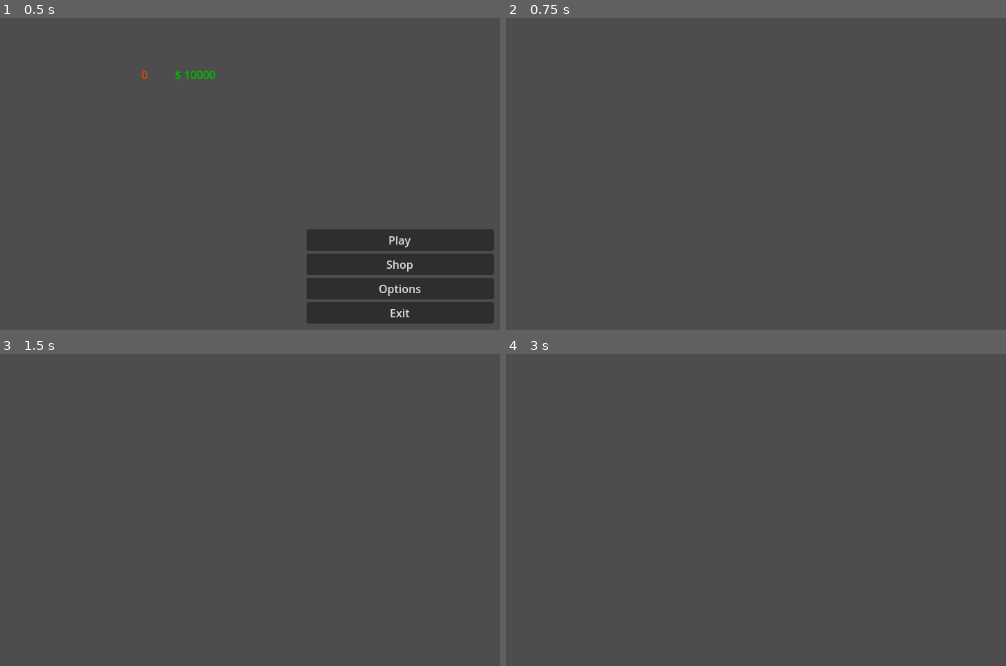
Above: before the commit, frames 1-4 (two rows, left to right).
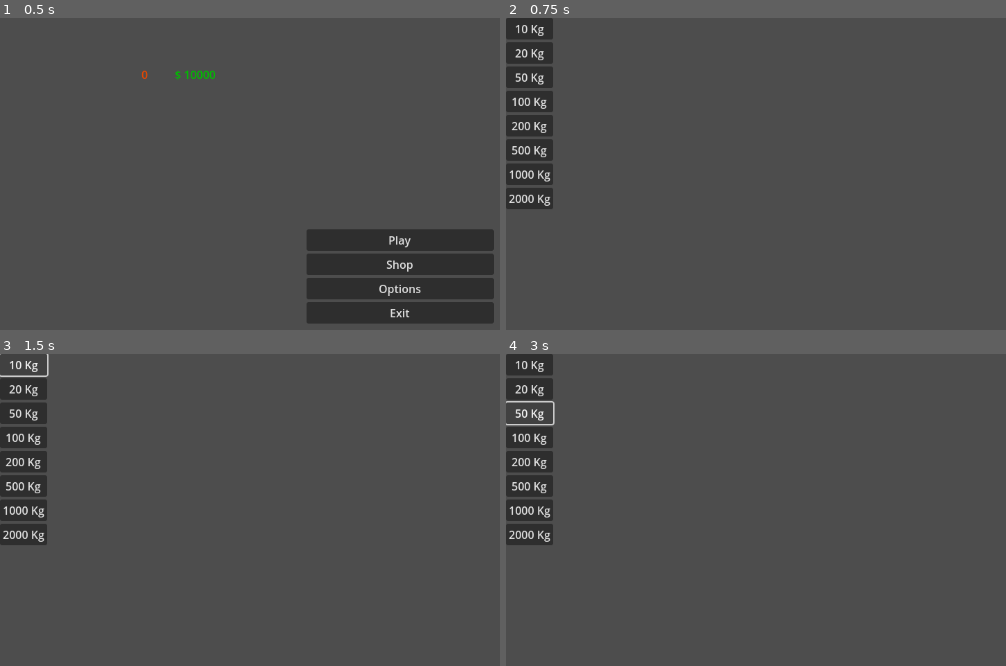
Above: after the commit, the same moments.

Repository: MystrMeat/Game_Jam_2025_Group4
Game: Godot game, scene res://Scenes/main_menu.tscn
The game is run twice, just before and just after one commit, with the same random seed, the same clock (stepped at 60 frames per second) and the same inputs.
Inputs (mouse positions are in pixels of both pictures, inside the frame that each line leads up to):
- Up to frame 1 (0.5 s): no input
- Up to frame 2 (0.75 s): click "Shop" at 0.5 s
- Up to frame 3 (1.5 s): click (25, 363) at 1.25 s, where only the run after the commit has a clickable "10 Kg"
- Up to frame 4 (3 s): click (531, 388) at 2 s, where only the run after the commit has a clickable "20 Kg"; click (531, 413) at 2.75 s, where only the run after the commit has a clickable "50 Kg"

Frame 1 is identical in both runs. In frame 2, 4.7% of the frame differs, in the area x 0-10%, y 0-62%; in frame 3, 4.3%; in frame 4, 4.4%.

Commit message:
Update shop

Diff:
--- a/Scenes/shop.tscn
+++ b/Scenes/shop.tscn
@@ -8,7 +8,42 @@
 grow_horizontal = 2
 grow_vertical = 2
 
-[node name="GridContainer" type="GridContainer" parent="."]
+[node name="MarginContainer" type="MarginContainer" parent="."]
 layout_mode = 0
 offset_right = 40.0
 offset_bottom = 40.0
+
+[node name="Buying Options" type="GridContainer" parent="MarginContainer"]
+layout_mode = 2
+
+[node name="Purchase 10" type="Button" parent="MarginContainer/Buying Options"]
+layout_mode = 2
+text = "10 Kg"
+
+[node name="Purchase 20" type="Button" parent="MarginContainer/Buying Options"]
+layout_mode = 2
+text = "20 Kg"
+
+[node name="Purchase 50" type="Button" parent="MarginContainer/Buying Options"]
+layout_mode = 2
+text = "50 Kg"
+
+[node name="Purchase 100" type="Button" parent="MarginContainer/Buying Options"]
+layout_mode = 2
+text = "100 Kg"
+
+[node name="Purchase 200" type="Button" parent="MarginContainer/Buying Options"]
+layout_mode = 2
+text = "200 Kg"
+
+[node name="Purchase 500" type="Button" parent="MarginContainer/Buying Options"]
+layout_mode = 2
+text = "500 Kg"
+
+[node name="Purchase 1000" type="Button" parent="MarginContainer/Buying Options"]
+layout_mode = 2
+text = "1000 Kg"
+
+[node name="Purchase 2000" type="Button" parent="MarginContainer/Buying Options"]
+layout_mode = 2
+text = "2000 Kg"
